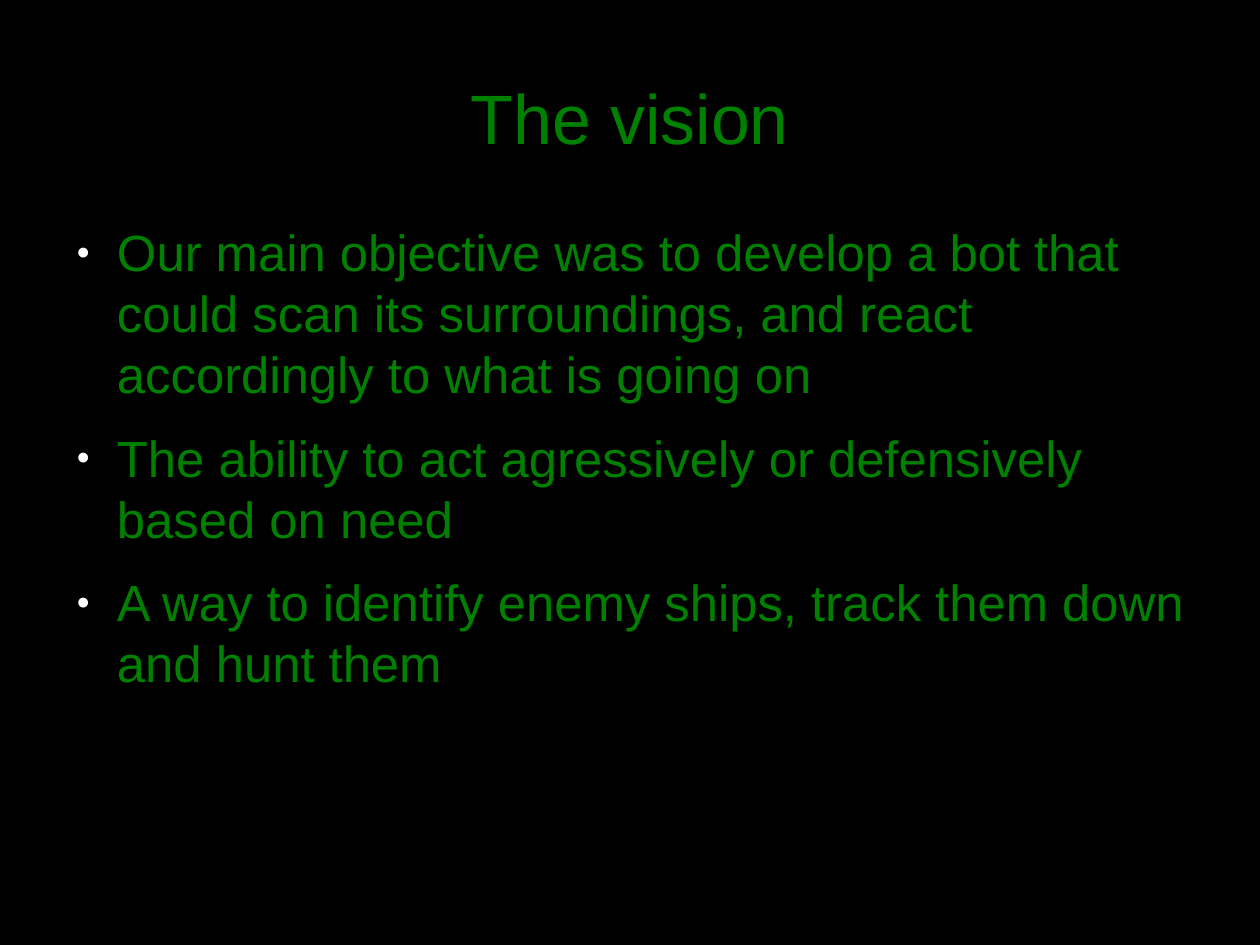
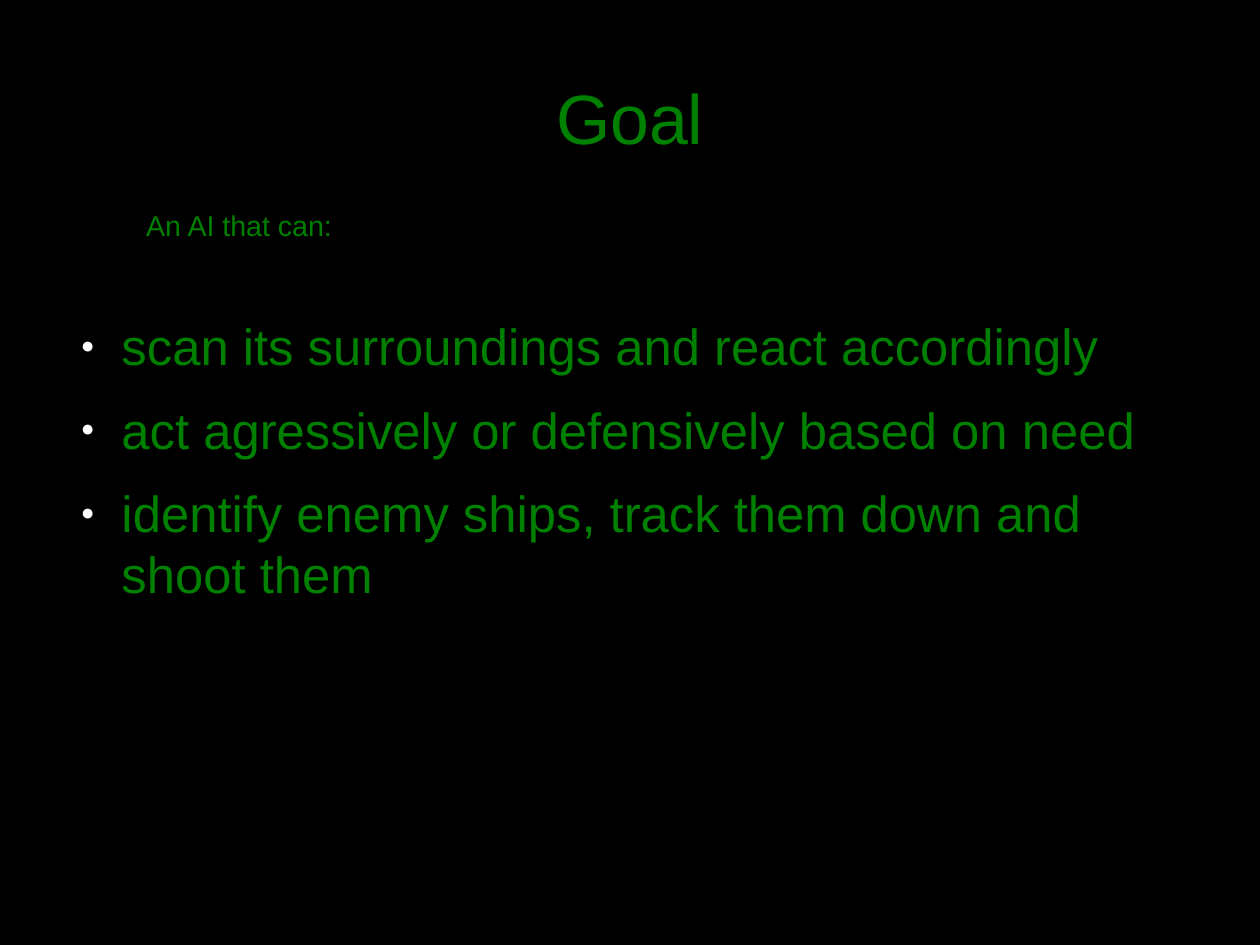
Before and after one commit to jakkdl/TDDD63-XPilot-AI, a slide deck: slide 2 of presentation.odp. Drawn at 1260x945 pixels with LibreOffice and Linux fonts; fonts in the diff are those of the drawing. Boxes give left, top, right and bottom in pixels: in the first picture for what was removed or moved away, otherwise in the second. Text is boxed around its words. In the diff, an @@ line names an element or a change of style, - is before the commit and + after.

```diff
--- a/presentation.odp
+++ b/presentation.odp
@@ title at (556,93,703,145): text changed @@
-The vision
+Goal
@@ text added at (146,215,332,236), 18 pt, text #008000 @@
+An AI that can:
@@ text at (121,328,1135,594): text changed @@
-● Our main objective was to develop a bot that could scan its surroundings, and react accordingly to what is going on
-● The ability to act agressively or defensively based on need
-● A way to identify enemy ships, track them down and hunt them
+● scan its surroundings and react accordingly
+● act agressively or defensively based on need
+● identify enemy ships, track them down and shoot them
```
Also in this commit, not shown: 1 other slide changed, 3 slides added, 2 slides removed.
